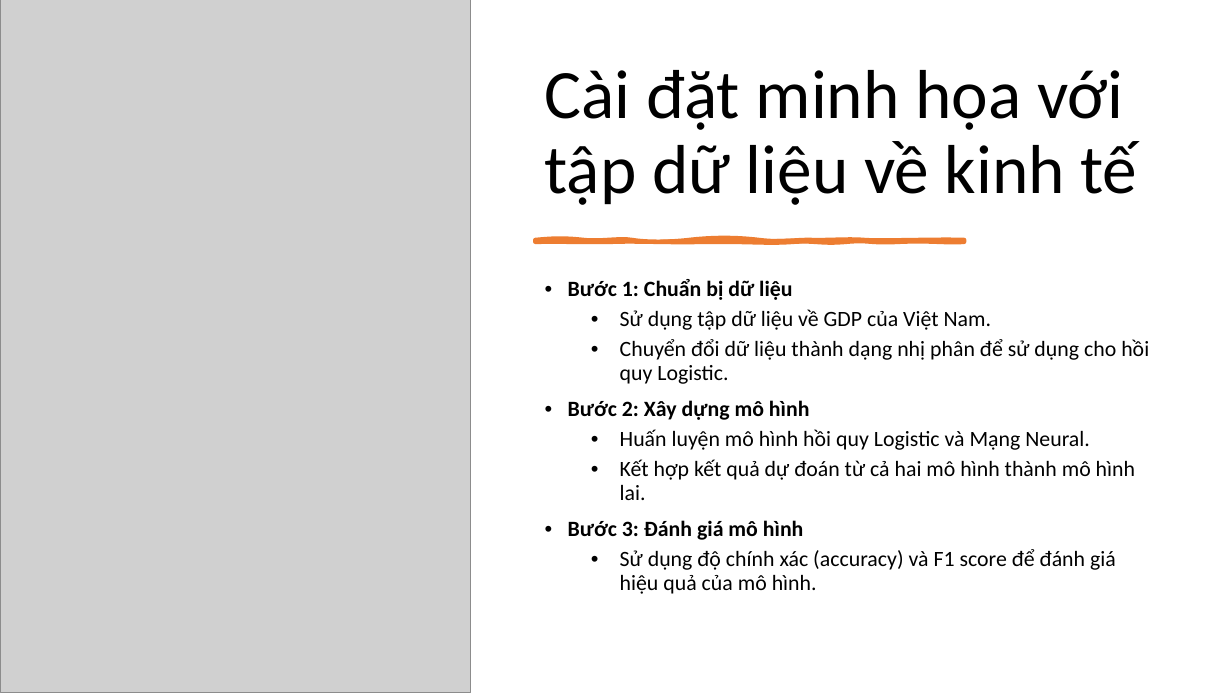
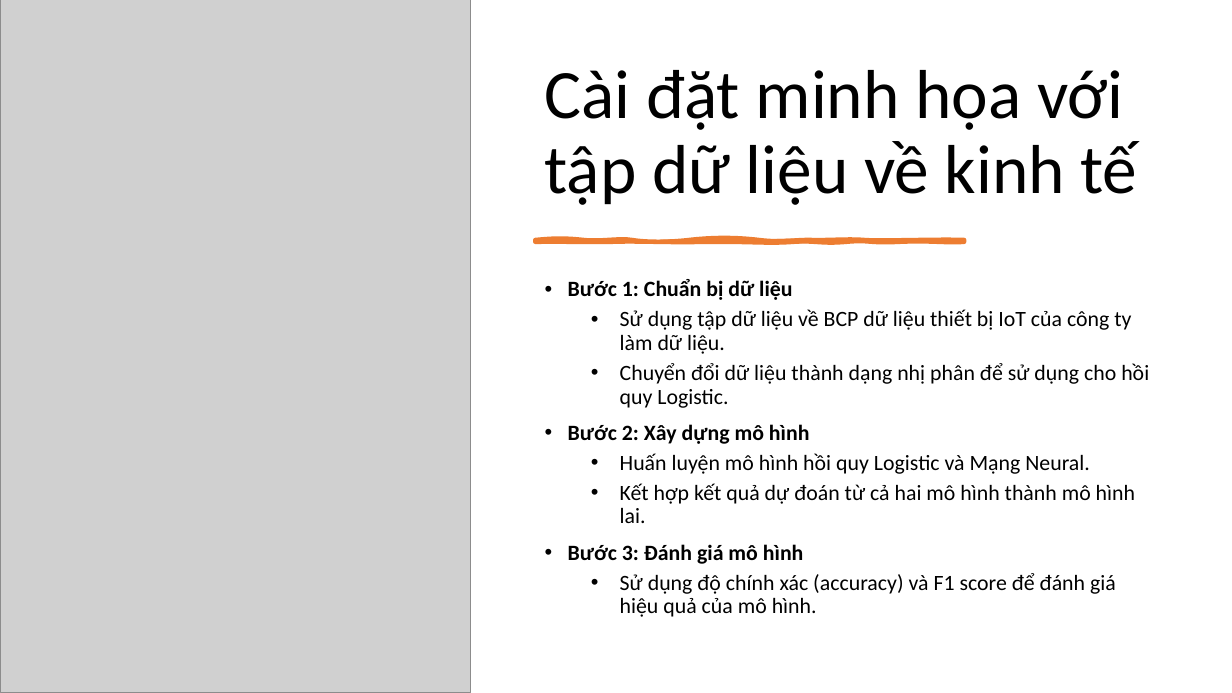
Before and after one commit to thanhtai9606/lab-master, a slide deck: slide 2 of lab/IS6404 -T7/ Đồ án cuối kỳ/Thuyết trình .pptx. Drawn at 1232x693 pixels with LibreOffice and Linux fonts; fonts in the diff are those of the drawing; grey boxes stand for pictures. Boxes give left, top, right and bottom in pixels: in the first picture for what was removed or moved away, otherwise in the second. Text is boxed around its words. In the diff, an @@ line names an element or a change of style, - is before the commit and + after.

```diff
--- a/lab/IS6404 -T7/ Đồ án cuối kỳ/Thuyết trình .pptx
+++ b/lab/IS6404 -T7/ Đồ án cuối kỳ/Thuyết trình .pptx
@@ text at [620, 309, 1131, 354]: text changed @@
-  • Sử dụng tập dữ liệu về GDP của Việt Nam.
+  • Sử dụng tập dữ liệu về BCP dữ liệu thiết bị IoT của công ty làm dữ liệu.
```
Also in this commit, not shown: 1 other slide changed, 2 slides added, 6 other files.
